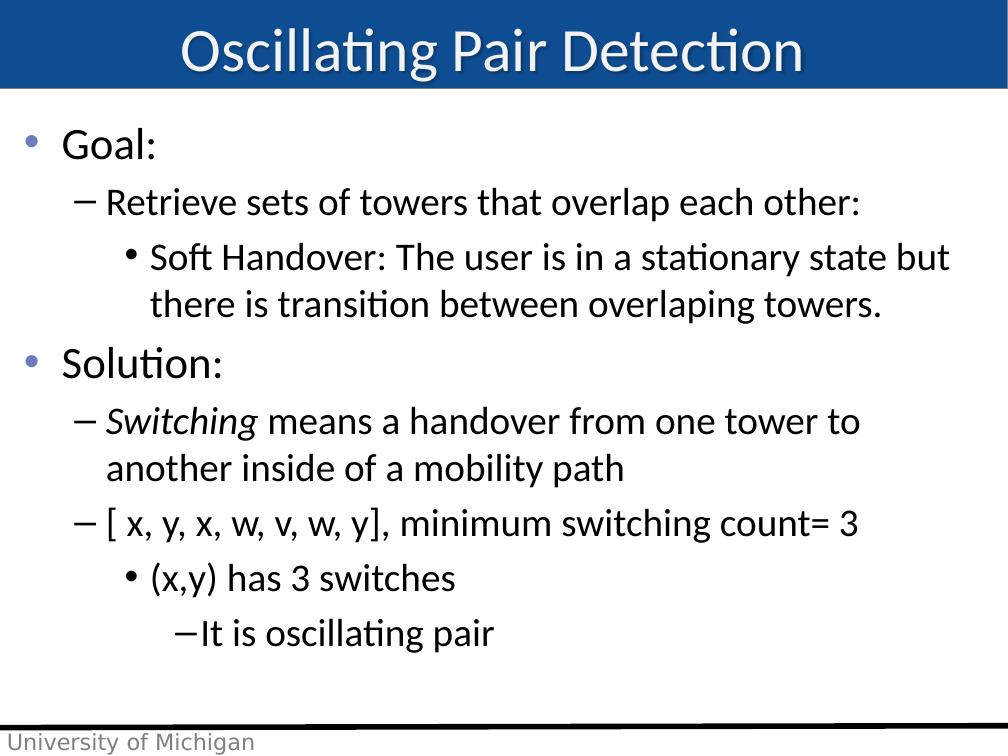
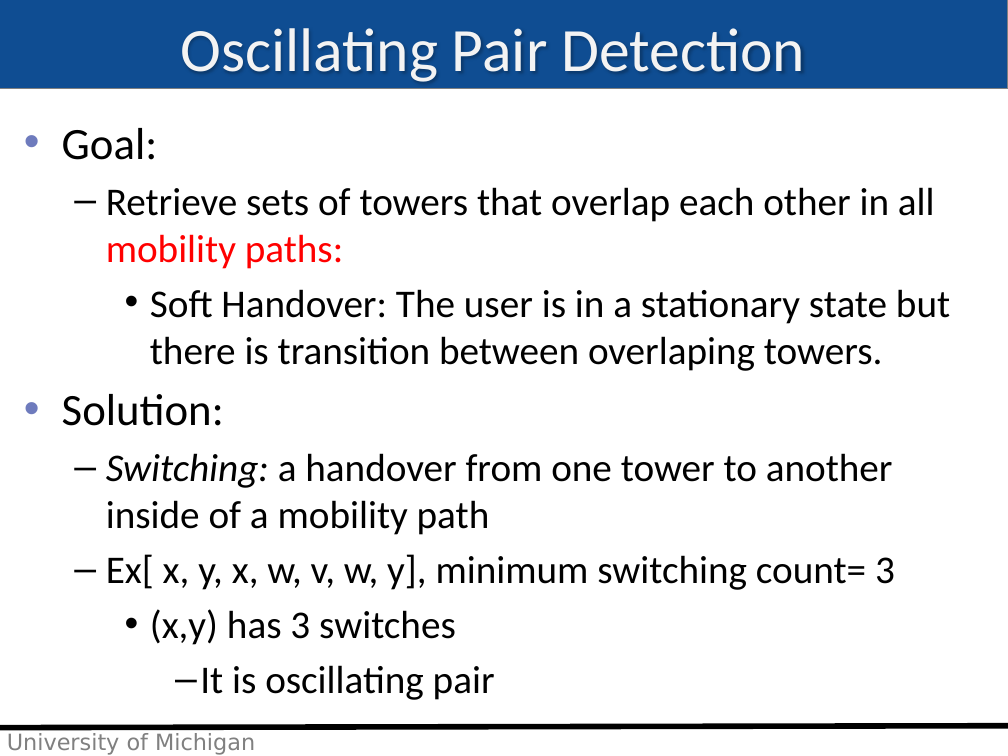
Before and after one commit to imehrdad2012/EECS589, a slide deck: slide 7 of Presentation/moradi_class19.pptx. Drawn at 1008x756 pixels with LibreOffice and Linux fonts; fonts in the diff are those of the drawing; background and template pictures are left out. Boxes give left, top, right and bottom in pixels: in the first picture for what was removed or moved away, otherwise in the second. Text is boxed around its words. In the diff, an @@ line names an element or a change of style, - is before the commit and + after.

```diff
--- a/Presentation/moradi_class19.pptx
+++ b/Presentation/moradi_class19.pptx
@@ text at bbox=[106, 187, 935, 269]: text changed @@
-  – Retrieve sets of towers that overlap each other:
+  – Retrieve sets of towers that overlap each other in all mobility paths:
@@ text at bbox=[106, 453, 895, 590]: text changed @@
-  – Switching means a handover from one tower to another inside of a mobility path
-  – [ x, y, x, w, v, w, y], minimum switching count= 3
+  – Switching: a handover from one tower to another inside of a mobility path
+  – Ex[ x, y, x, w, v, w, y], minimum switching count= 3
```
Also in this commit, not shown: 5 other slides changed, 11 slides added.
